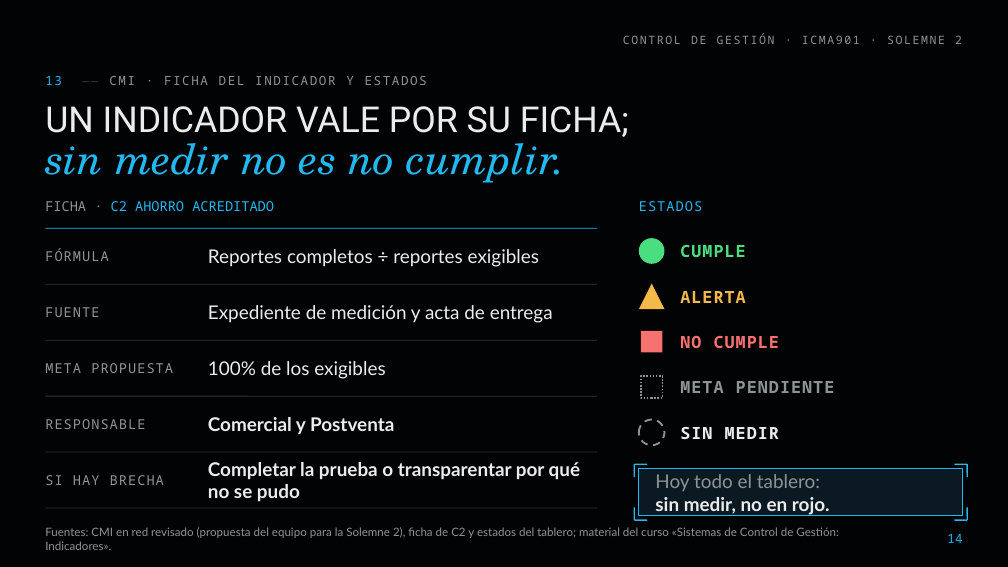
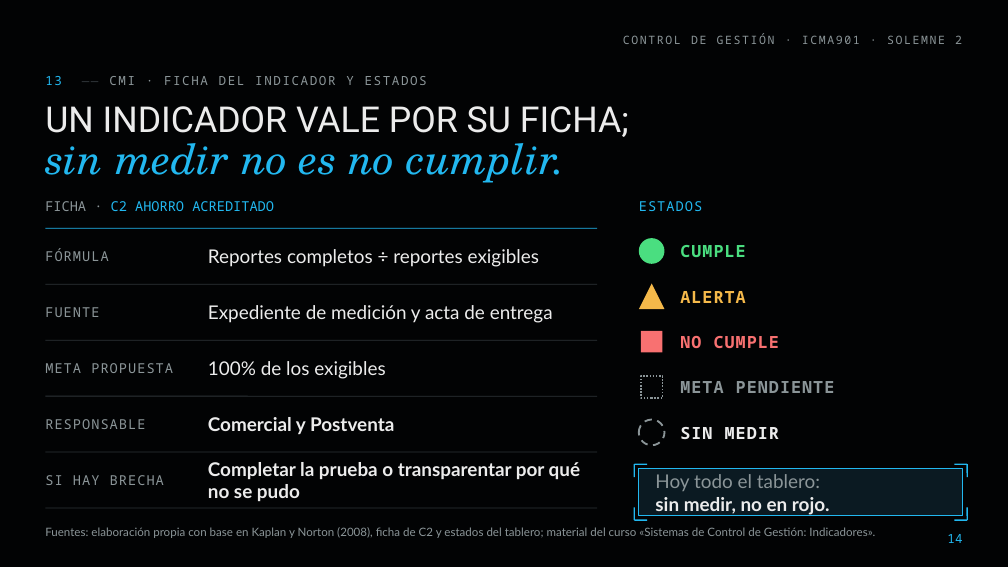
Before and after one commit to diegoaam0109-ux/lumine, a slide deck: slide 14 of solemne-2/Lumine_Solemne2_CMI_Control_de_Gestion.pptx. Drawn at 1008x567 pixels with LibreOffice and Linux fonts; fonts in the diff are those of the drawing; background and template pictures are left out. Boxes give left, top, right and bottom in pixels: in the first picture for what was removed or moved away, otherwise in the second. Text is boxed around its words. In the diff, an @@ line names an element or a change of style, - is before the commit and + after.

```diff
--- a/solemne-2/Lumine_Solemne2_CMI_Control_de_Gestion.pptx
+++ b/solemne-2/Lumine_Solemne2_CMI_Control_de_Gestion.pptx
@@ text at box(45, 527, 875, 538): text changed @@
-Fuentes: CMI en red revisado (propuesta del equipo para la Solemne 2), ficha de C2 y estados del tablero; material del curso «Sistemas de Control de Gestión: Indicadores».
+Fuentes: elaboración propia con base en Kaplan y Norton (2008), ficha de C2 y estados del tablero; material del curso «Sistemas de Control de Gestión: Indicadores».
```
Also in this commit, not shown: 26 other slides changed, 24 other files.
